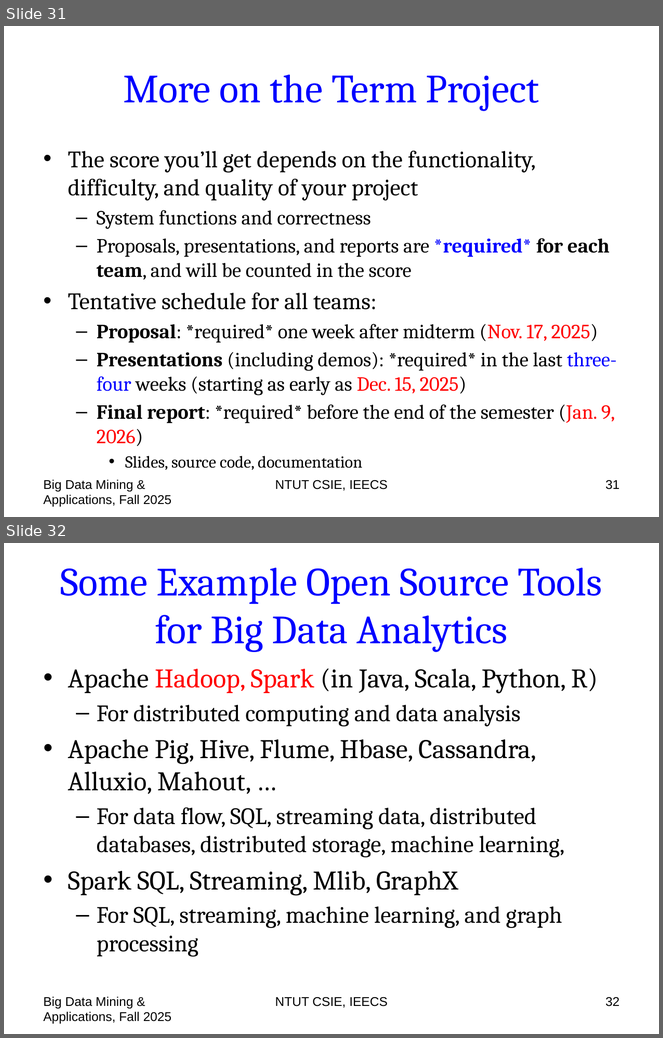
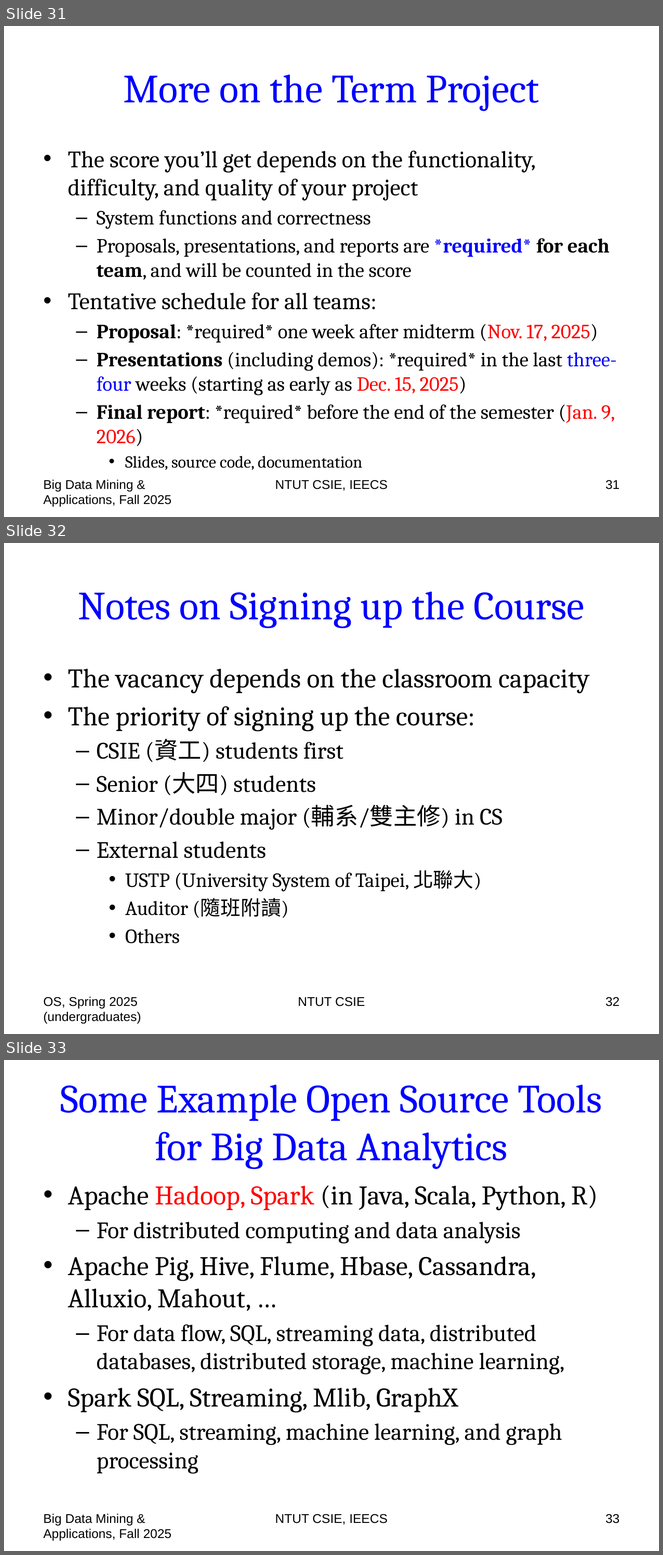
Before and after one commit to chriswjh/chriswjh.github.io, a slide deck: BDM/00-overview.pptx. Shown one above the other, each under a label of ours: slides 31 and 32 before the commit, slides 31, 32 and 33 after it. The pictures are 663x1038 and 663x1555 pixels, drawn with LibreOffice and Linux fonts; fonts in the diff are those of the drawing. Boxes give left, top, right and bottom in pixels: in the first picture for what was removed or moved away, otherwise in the second. Text is boxed around its words. In the diff, an @@ line names an element or a change of style, - is before the commit and + after.

```diff
--- a/BDM/00-overview.pptx
+++ b/BDM/00-overview.pptx
@@ slide 32 added at [4,543,659,1034], background #FFFFFF @@
@@ title added at [78,591,585,628], 44 pt, text #0000FF @@
+Notes on Signing up the Course
@@ text added at [68,669,590,944], 25.9 pt, text #000000 @@
+• The vacancy depends on the classroom capacity
+• The priority of signing up the course:
+  – CSIE (資工) students first
+  – Senior (大四) students
+  – Minor/double major (輔系/雙主修) in CS
+  – External students
+    • USTP (University System of Taipei, 北聯大)
+    • Auditor (隨班附讀)
+    • Others
@@ text added at [44,997,141,1024], 14 pt, text #000000 @@
+OS, Spring 2025 (undergraduates)
@@ text added at [298,997,365,1007], 14 pt, text #000000 @@
+NTUT CSIE
@@ page number added at [606,997,620,1007], 14 pt, text #000000 @@
+32
@@ what was slide 32 is now slide 33 @@
@@ page number at [606,1514,620,1524]: text changed @@
-32
+33
```
Also in this commit, not shown: 2 slides changed, 5 slides removed.
